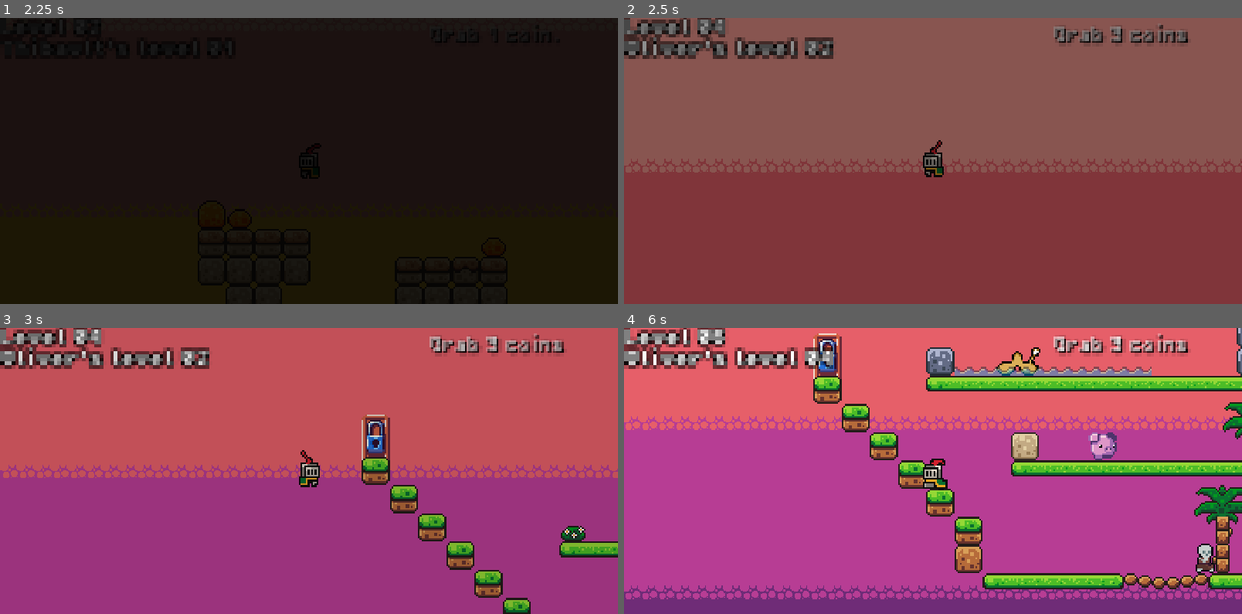
Above: before the commit, frames 1-4 (two rows, left to right).
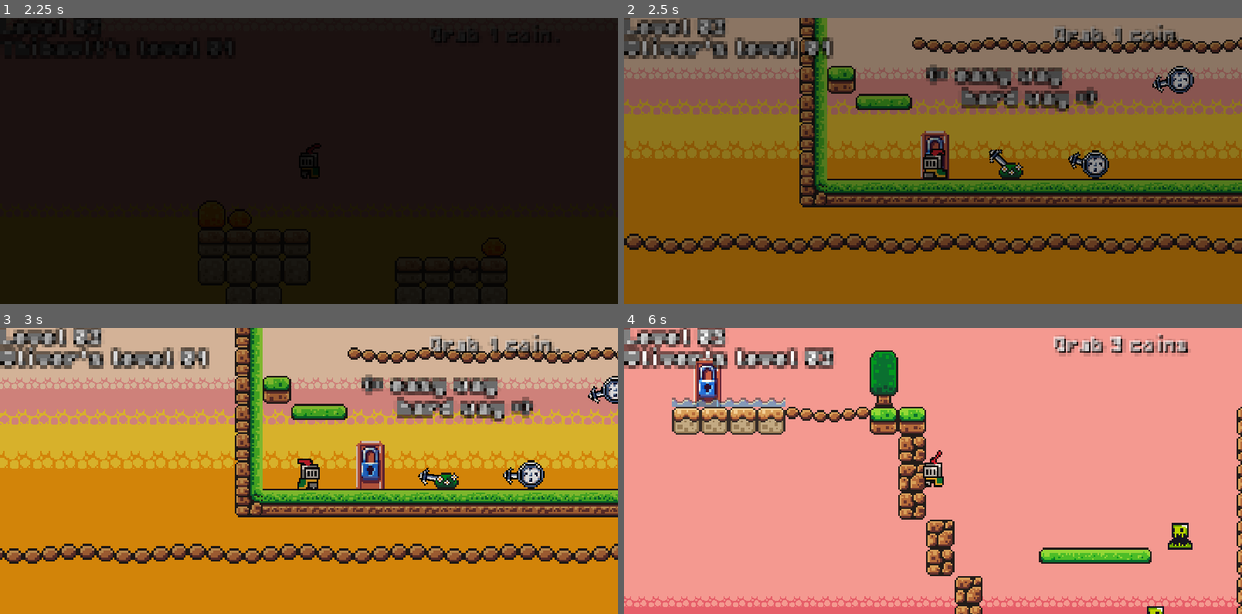
Above: after the commit, the same moments.

Repository: olivierpons/godot-prout-2d
Game: Godot game, scene res://scene/levels/level_01.tscn
Two runs of this game, one before a commit and one after it. Both use one fixed random seed, a clock stepped at 60 frames per second and the inputs below.
Inputs:
- Up to frame 1 (2.25 s): hold Delete (jump) 0.53-1.28 s; hold D (move_right) 0.53-2.03 s; tap X (next_level) at 0.6, 1.55, 2.1 s; tap Delete (jump) at 1.35, 1.52, 1.82 s; hold A (move_left) from 2.03 s (still down); hold Delete (jump) from 2.03 s (still down)
- Up to frame 2 (2.5 s): keep holding A (move_left); keep holding Delete (jump)
- Up to frame 3 (3 s): release A (move_left) at 2.78 s; release Delete (jump) at 2.78 s; hold D (move_right) from 2.78 s (still down); tap X (next_level) at 2.85 s
- Up to frame 4 (6 s): tap Delete (jump) at 3.02, 3.32, 4.52, 4.82, 5.85 s; hold Delete (jump) 3.53-4.28 s; release D (move_right) at 4.28 s; hold A (move_left) 4.28-5.03 s; tap X (next_level) at 4.35, 5.1 s; hold D (move_right) 5.03-5.78 s; hold Delete (jump) 5.03-5.78 s; hold A (move_left) from 5.78 s (still down)

Frame 1 is identical in both runs. In frame 2, 88% of the frame differs, in the area x 0-100%, y 0-100%; in frame 3, 98%; in frame 4, 97%.

Commit message:
Synchronize levels and level 3 easier

Diff:
--- a/project.godot
+++ b/project.godot
@@ -63,12 +63,6 @@
 , Object(InputEventJoypadButton,"resource_local_to_scene":false,"resource_name":"","device":-1,"button_index":9,"pressure":0.0,"pressed":false,"script":null)
 ]
 }
-previous_level={
-"deadzone": 0.5,
-"events": [Object(InputEventKey,"resource_local_to_scene":false,"resource_name":"","device":0,"window_id":0,"alt_pressed":false,"shift_pressed":false,"ctrl_pressed":false,"meta_pressed":false,"pressed":false,"keycode":0,"physical_keycode":90,"key_label":0,"unicode":0,"echo":false,"script":null)
-, Object(InputEventJoypadButton,"resource_local_to_scene":false,"resource_name":"","device":-1,"button_index":10,"pressure":0.0,"pressed":false,"script":null)
-]
-}
 
 [input_devices]
 
--- a/scene/exit_door.tscn
+++ b/scene/exit_door.tscn
@@ -49,7 +49,7 @@
 tracks/0/type = "value"
 tracks/0/imported = false
 tracks/0/enabled = true
-tracks/0/path = NodePath("AudioStreamPlayer2D:playing")
+tracks/0/path = NodePath("AudioStreamOpenDoor:playing")
 tracks/0/interp = 1
 tracks/0/loop_wrap = true
 tracks/0/keys = {
@@ -65,7 +65,7 @@
 tracks/0/type = "value"
 tracks/0/imported = false
 tracks/0/enabled = true
-tracks/0/path = NodePath("AudioStreamPlayer2D:playing")
+tracks/0/path = NodePath("AudioStreamOpenDoor:playing")
 tracks/0/interp = 1
 tracks/0/loop_wrap = true
 tracks/0/keys = {
@@ -115,8 +115,11 @@
 animation = &"locked"
 offset = Vector2(0, -16)
 
-[node name="AudioStreamPlayer2D" type="AudioStreamPlayer2D" parent="."]
-stream = ExtResource("3_58h38")
+[node name="AudioStreamOpenDoor" type="AudioStreamPlayer2D" parent="."]
+stream = ExtResource("3_jteto")
+
+[node name="AudioStreamPlayerExit" type="AudioStreamPlayer2D" parent="."]
+stream = ExtResource("3_jteto")
 
 [node name="AnimationPlayer" type="AnimationPlayer" parent="."]
 libraries = {
--- a/scene/game_manager.tscn
+++ b/scene/game_manager.tscn
@@ -9,7 +9,7 @@
 
 [node name="TimerOpenDoor" type="Timer" parent="."]
 unique_name_in_owner = true
-wait_time = 0.01
+wait_time = 0.4
 one_shot = true
 
 [connection signal="timeout" from="TimerOpenDoor" to="." method="_on_timer_open_door_timeout"]
--- a/scene/levels/level_01.tscn
+++ b/scene/levels/level_01.tscn
@@ -1,8 +1,8 @@
 [gd_scene load_steps=20 format=3 uid="uid://rs1emuruss23"]
 
 [ext_resource type="PackedScene" uid="uid://dbqa0fqutqm5" path="res://scene/game_manager.tscn" id="1_ma6tc"]
+[ext_resource type="AudioStream" uid="uid://c1llxfu4rk7ti" path="res://assets/music/Fluttering_Breeze_Full_Track_with_Guitar_1min_20.mp3" id="2_6d8fh"]
 [ext_resource type="Texture2D" uid="uid://dqxs6pnmklux0" path="res://assets/sprites/world_tileset.png" id="2_g0rbp"]
-[ext_resource type="AudioStream" uid="uid://bmuyjqbt12dqs" path="res://assets/music/The Wild West - Loop 1 - 2min 19s_1.mp3" id="2_i6487"]
 [ext_resource type="TileSet" uid="uid://dr6s6qitbkdru" path="res://scene/tileset_game.tres" id="3_qir7c"]
 [ext_resource type="PackedScene" uid="uid://cspicwn3k6q4e" path="res://scene/player.tscn" id="4_4rjus"]
 [ext_resource type="FontFile" uid="uid://dgfh8ygbmywbn" path="res://assets/fonts/PixelOperator8.ttf" id="5_mnasp"]
@@ -244,7 +244,7 @@
 metadata/_edit_vertical_guides_ = [-146.0]
 
 [node name="GameManager" parent="." instance=ExtResource("1_ma6tc")]
-audio_stream = ExtResource("2_i6487")
+audio_stream = ExtResource("2_6d8fh")
 
 [node name="CanvasLayer" type="CanvasLayer" parent="."]
 layer = -1
--- a/scene/levels/level_02.tscn
+++ b/scene/levels/level_02.tscn
@@ -195,4 +195,4 @@
 [node name="exit_door" parent="." instance=ExtResource("12_ekbo0")]
 z_index = -1
 position = Vector2(1302, 80)
-next_level = 3
+next_level = 2
--- a/scene/levels/level_03.tscn
+++ b/scene/levels/level_03.tscn
@@ -245,12 +245,12 @@
 tile_set = ExtResource("2_1pj8n")
 format = 2
 layer_0/name = "Background"
-layer_0/tile_data = PackedInt32Array(-786469, 0, 18, -786468 …(1853 unchanged characters)… -851923, 131072, 16, -851922, 196608, 16)
+layer_0/tile_data = PackedInt32Array(-786469, 0, 18, -786468 …(1853 unchanged characters)… -851923, 131072, 16, -851922, 196608, 16, -1048612, 0, 0, -1114145, 589824, 0, -1114144, 655360, 0, -1114143, 720896, 0, -1114142, 589824, 0, -1114141, 655360, 0, -1114140, 720896, 0, -1114139, 589824, 0, -1114138, 655360, 0, -1114137, 720896, 0, -1114136, 589824, 0, -1114135, 655360, 0, -1114134, 720896, 0, -1114133, 589824, 0, -1114132, 655360, 0, -1114131, 720896, 0, -1114130, 589824, 0, -1114129, 655360, 0, -1114128, 720896, 0, -1114126, 655360, 0, -1114125, 720896, 0, -1114124, 589824, 0, -1114127, 589824, 0, -1114123, 655360, 0, -1114122, 720896, 0, -1114121, 589824, 0, -1114120, 655360, 0, -1114119, 720896, 0, -1114118, 589824, 0, -1114117, 655360, 0, -1114116, 720896, 0, -1114115, 589824, 0, -1114114, 655360, 0, -1114113, 720896, 0, -1179648, 589824, 0, -1179647, 655360, 0, -1179646, 720896, 0, -983075, 786432, 0, -983074, 983040, 0)
 layer_1/name = "Mid"
 layer_1/tile_data = PackedInt32Array()
 layer_2/name = "Foreground"
 layer_2/z_index = 10
-layer_2/tile_data = PackedInt32Array(-851998, 65536, 6, -786462, 65536, 16, -851995, 1, 0, -1048600, 1, 0, -851989, 1, 0, -851977, 1, 0, -851985, 1, 0, -851981, 1, 0, -851973, 1, 0)
+layer_2/tile_data = PackedInt32Array(-851998, 65536, 6, -786462, 65536, 16, -1048600, 1, 0, -851989, 1, 0, -851977, 1, 0, -851985, 1, 0, -851981, 1, 0, -851973, 1, 0, -851995, 1, 0)
 
 [node name="Player" parent="." instance=ExtResource("3_kh7id")]
 position = Vector2(-537, -186)
@@ -343,47 +343,62 @@
 
 [node name="Labels" type="Node" parent="."]
 
+[node name="LabelEasyWay" type="Label" parent="Labels"]
+offset_left = -544.0
+offset_top = -247.0
+offset_right = -392.0
+offset_bottom = -228.0
+theme_override_colors/font_shadow_color = Color(0, 0, 0, 1)
+theme_override_constants/shadow_offset_x = 0
+theme_override_constants/shadow_offset_y = 0
+theme_override_constants/shadow_outline_size = 4
+theme_override_fonts/font = ExtResource("7_iautt")
+theme_override_font_sizes/font_size = 8
+text = "<= easy way
+     hard way =>"
+
+[node name="Monsters" type="Node" parent="."]
+
+[node name="Clock" parent="Monsters" instance=ExtResource("14_pluqe")]
+position = Vector2(-496, -189)
+player = NodePath("../../Player")
+rotation_speed = 5.0
+
+[node name="Clock2" parent="Monsters" instance=ExtResource("14_pluqe")]
+position = Vector2(-448, -191)
+player = NodePath("../../Player")
+rotation_speed = 10.0
+
+[node name="Clock3" parent="Monsters" instance=ExtResource("14_pluqe")]
+position = Vector2(-400, -240)
+player = NodePath("../../Player")
+rotation_speed = 15.0
+
+[node name="Clock4" parent="Monsters" instance=ExtResource("14_pluqe")]
+position = Vector2(-352, -192)
+player = NodePath("../../Player")
+
+[node name="Clock5" parent="Monsters" instance=ExtResource("14_pluqe")]
+position = Vector2(-288, -192)
+player = NodePath("../../Player")
+rotation_speed = 2.0
+
+[node name="Clock6" parent="Monsters" instance=ExtResource("14_pluqe")]
+position = Vector2(-224, -192)
+player = NodePath("../../Player")
+rotation_speed = 3.0
+
+[node name="Clock7" parent="Monsters" instance=ExtResource("14_pluqe")]
+position = Vector2(-160, -192)
+player = NodePath("../../Player")
+rotation_speed = 4.0
+
+[node name="Clock8" parent="Monsters" instance=ExtResource("14_pluqe")]
+position = Vector2(-96, -192)
+player = NodePath("../../Player")
+rotation_speed = 5.0
+
 [node name="exit_door" parent="." instance=ExtResource("13_cti2h")]
 z_index = -1
-position = Vector2(-568, -184)
-
-[node name="Monsters" type="Node" parent="."]
-
-[node name="Clock" parent="Monsters" instance=ExtResource("14_pluqe")]
-position = Vector2(-496, -189)
-player = NodePath("../../Player")
-rotation_speed = 5.0
-
-[node name="Clock2" parent="Monsters" instance=ExtResource("14_pluqe")]
-position = Vector2(-448, -191)
-player = NodePath("../../Player")
-rotation_speed = 10.0
-
-[node name="Clock3" parent="Monsters" instance=ExtResource("14_pluqe")]
-position = Vector2(-400, -240)
-player = NodePath("../../Player")
-rotation_speed = 15.0
-
-[node name="Clock4" parent="Monsters" instance=ExtResource("14_pluqe")]
-position = Vector2(-352, -192)
-player = NodePath("../../Player")
-
-[node name="Clock5" parent="Monsters" instance=ExtResource("14_pluqe")]
-position = Vector2(-288, -192)
-player = NodePath("../../Player")
-rotation_speed = 2.0
-
-[node name="Clock6" parent="Monsters" instance=ExtResource("14_pluqe")]
-position = Vector2(-224, -192)
-player = NodePath("../../Player")
-rotation_speed = 3.0
-
-[node name="Clock7" parent="Monsters" instance=ExtResource("14_pluqe")]
-position = Vector2(-160, -192)
-player = NodePath("../../Player")
-rotation_speed = 4.0
-
-[node name="Clock8" parent="Monsters" instance=ExtResource("14_pluqe")]
-position = Vector2(-96, -192)
-player = NodePath("../../Player")
-rotation_speed = 5.0
+position = Vector2(-539, -184)
+next_level = 3
--- a/scene/player.tscn
+++ b/scene/player.tscn
@@ -356,7 +356,7 @@
 [node name="AnimatedSprite2D" type="AnimatedSprite2D" parent="."]
 position = Vector2(0, -12)
 sprite_frames = SubResource("SpriteFrames_p31yl")
-animation = &"down"
+animation = &"up"
 autoplay = "idle"
 
 [node name="CollisionShape2D" type="CollisionShape2D" parent="."]
--- a/scene/tileset_game.tres
+++ b/scene/tileset_game.tres
@@ -52,14 +52,17 @@
 9:0/0/physics_layer_0/linear_velocity = Vector2(0, 0)
 9:0/0/physics_layer_0/angular_velocity = 0.0
 9:0/0/physics_layer_0/polygon_0/points = PackedVector2Array(-8, -8, -1.28019, -8, 8, -6.62164, 8, 0.441442, -8, -1.14775)
+9:0/0/physics_layer_0/polygon_0/one_way = true
 10:0/0 = 0
 10:0/0/physics_layer_0/linear_velocity = Vector2(0, 0)
 10:0/0/physics_layer_0/angular_velocity = 0.0
 10:0/0/physics_layer_0/polygon_0/points = PackedVector2Array(-8, -5.73876, 8, -5.82705, 8, 0.794597, -8, 0.971174)
+10:0/0/physics_layer_0/polygon_0/one_way = true
 11:0/0 = 0
 11:0/0/physics_layer_0/linear_velocity = Vector2(0, 0)
 11:0/0/physics_layer_0/angular_velocity = 0.0
 11:0/0/physics_layer_0/polygon_0/points = PackedVector2Array(-8, -5.73876, 8, -8, 8, -1.50091, -8, 0.529731)
+11:0/0/physics_layer_0/polygon_0/one_way = true
 0:1/0 = 0
 0:1/0/physics_layer_0/linear_velocity = Vector2(0, 0)
 0:1/0/physics_layer_0/angular_velocity = 0.0
@@ -100,14 +103,17 @@
 9:1/0/physics_layer_0/linear_velocity = Vector2(0, 0)
 9:1/0/physics_layer_0/angular_velocity = 0.0
 9:1/0/physics_layer_0/polygon_0/points = PackedVector2Array(-8, -8, -1.28019, -8, 8, -6.62164, 8, 0.441442, -8, -1.14775)
+9:1/0/physics_layer_0/polygon_0/one_way = true
 10:1/0 = 0
 10:1/0/physics_layer_0/linear_velocity = Vector2(0, 0)
 10:1/0/physics_layer_0/angular_velocity = 0.0
 10:1/0/physics_layer_0/polygon_0/points = PackedVector2Array(-8, -5.73876, 8, -5.3856, 8, 0.441442, -8, 0.529731)
+10:1/0/physics_layer_0/polygon_0/one_way = true
 11:1/0 = 0
 11:1/0/physics_layer_0/linear_velocity = Vector2(0, 0)
 11:1/0/physics_layer_0/angular_velocity = 0.0
 11:1/0/physics_layer_0/polygon_0/points = PackedVector2Array(-8, -5.73876, 8, -8, 8, -2.11893, -8, 0.529731, -8, -5.82705)
+11:1/0/physics_layer_0/polygon_0/one_way = true
 0:2/0 = 0
 0:2/0/physics_layer_0/linear_velocity = Vector2(0, 0)
 0:2/0/physics_layer_0/angular_velocity = 0.0
@@ -148,14 +154,17 @@
 9:2/0/physics_layer_0/linear_velocity = Vector2(0, 0)
 9:2/0/physics_layer_0/angular_velocity = 0.0
 9:2/0/physics_layer_0/polygon_0/points = PackedVector2Array(-8, -8, -1.28019, -8, 8, -6.62164, 8, 0.441442, -8, -1.14775)
+9:2/0/physics_layer_0/polygon_0/one_way = true
 10:2/0 = 0
 10:2/0/physics_layer_0/linear_velocity = Vector2(0, 0)
 10:2/0/physics_layer_0/angular_velocity = 0.0
 10:2/0/physics_layer_0/polygon_0/points = PackedVector2Array(-8, -5.73876, 8, -5.3856, 8, 0.441442, -8, 0.529731)
+10:2/0/physics_layer_0/polygon_0/one_way = true
 11:2/0 = 0
 11:2/0/physics_layer_0/linear_velocity = Vector2(0, 0)
 11:2/0/physics_layer_0/angular_velocity = 0.0
 11:2/0/physics_layer_0/polygon_0/points = PackedVector2Array(-8, -5.73876, 8, -8, 8, -2.11893, -8, 0.529731, -8, -5.82705)
+11:2/0/physics_layer_0/polygon_0/one_way = true
 0:3/0 = 0
 0:3/0/physics_layer_0/linear_velocity = Vector2(0, 0)
 0:3/0/physics_layer_0/angular_velocity = 0.0
--- a/scripts/exit_door.gd
+++ b/scripts/exit_door.gd
@@ -3,8 +3,9 @@
 @export var next_level: int
 @onready var animation_player = $AnimationPlayer
 @onready var animated_sprite_2d = $AnimatedSprite2D
-@onready var audio_stream_player_2d = $AudioStreamPlayer2D
 @onready var gpu_particles_2d = $GPUParticles2D
+@onready var audio_stream_open_door = $AudioStreamOpenDoor
+@onready var audio_stream_player_exit = $AudioStreamPlayerExit
 
 func open_door():
 	gpu_particles_2d.emitting = true
--- a/scripts/game_manager.gd
+++ b/scripts/game_manager.gd
@@ -32,7 +32,7 @@
 		global.crossfade_to(audio_stream)
 	# (!) initialize global fade_in_out_node each time the player spawns:
 	var player: Node = get_tree().root.find_child("Player", true, false)
-	global.fade_in_out_anim_player = (
+	global.fade_anim_player = (
 		player
 			.find_child("FadeInOut", true, false)
 			.find_child("AnimationPlayer", true, false)
--- a/scripts/global.gd
+++ b/scripts/global.gd
@@ -1,7 +1,7 @@
 extends Node
 
 # (!) When new level, new player, and the player initializes this:
-var fade_in_out_anim_player: Node
+var fade_anim_player: Node
 
 @export var scenes: Array[PackedScene] = []
 @onready var _anim_player := $AnimationPlayer
@@ -27,15 +27,15 @@
 		player.is_waiting_end_level = true
 		player.velocity = Vector2(0, 0)
 	if door:
-		door.audio_stream_player_2d.play()
-	fade_in_out_anim_player.animation_finished.connect(
+		door.audio_stream_player_exit.play()
+	fade_anim_player.animation_finished.connect(
 		_on_animation_finished
 	)
-	fade_in_out_anim_player.play("normal_to_black")
+	fade_anim_player.play("normal_to_black")
 
 func _on_animation_finished(anim_name):
 	if anim_name == "normal_to_black":
-		fade_in_out_anim_player.animation_finished.disconnect(
+		fade_anim_player.animation_finished.disconnect(
 			_on_animation_finished
 		)
 		Engine.time_scale = 1.0
--- a/scripts/player.gd
+++ b/scripts/player.gd
@@ -11,7 +11,7 @@
 @export var max_jump_force: float = 300.0  # Maximale jump force
 @export var gravity:float = 980.0
 
-@export_group("Sfx")
+@export_group("Sounds: jump and die")
 @export var sounds_you_died: Array[AudioStreamMP3]
 @export var sounds_jump: Array[AudioStreamMP3]
 
@@ -122,4 +122,4 @@
 	collision_shape_2d.queue_free()
 	global.play_rand_sound(audio_stream_sfx, sounds_you_died)
 	global.fade_all()
-	global.fade_in_out_anim_player.play("normal_to_black")
+	global.fade_anim_player.play("normal_to_black")
Not shown: 1 places in scene/exit_door.tscn that only renumber resources
Not shown: 1 places in scene/game_manager.tscn that only renumber resources
Not shown: 1 places in scene/monsters/clock.tscn that only renumber resources
Not shown: 1 places in scene/monsters/death_slime.tscn that only renumber resources
Not shown: 1 places in scene/monsters/mushroom.tscn that only renumber resources
Not shown: 1 places in scene/monsters/pig.tscn that only renumber resources
Not shown: 1 places in scene/monsters/skeletton.tscn that only renumber resources
Not shown: 1 places in scene/monsters/worm.tscn that only renumber resources
Not shown: 1 places in scene/tileset_game.tres that only renumber resources
Not shown, removed: assets/sounds/Spell General Generic Wand Sparks Spark-003.mp3
Not shown, removed: assets/sounds/Spell General Generic Wand Sparks Spark-003.wav
Not shown, changed: export/index.pck
